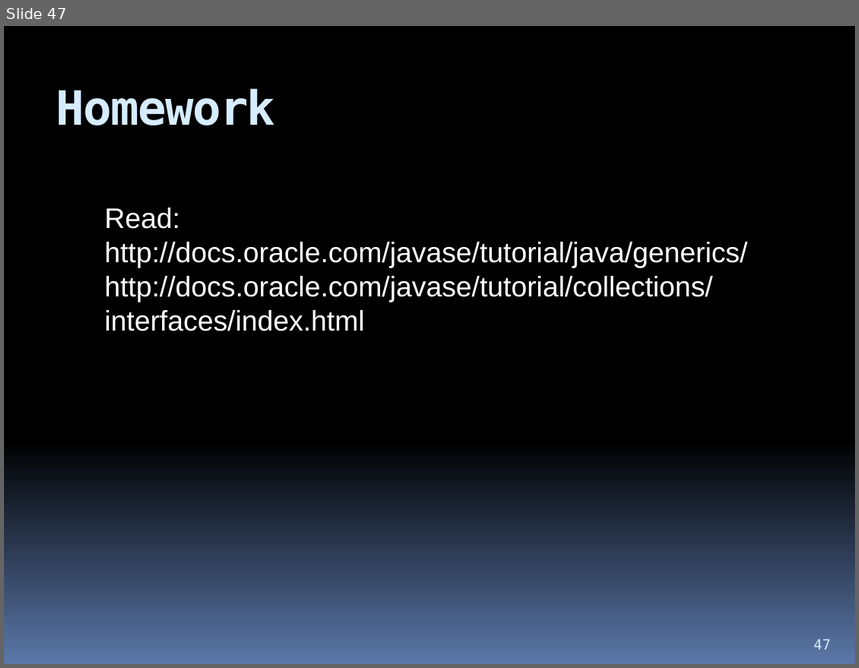
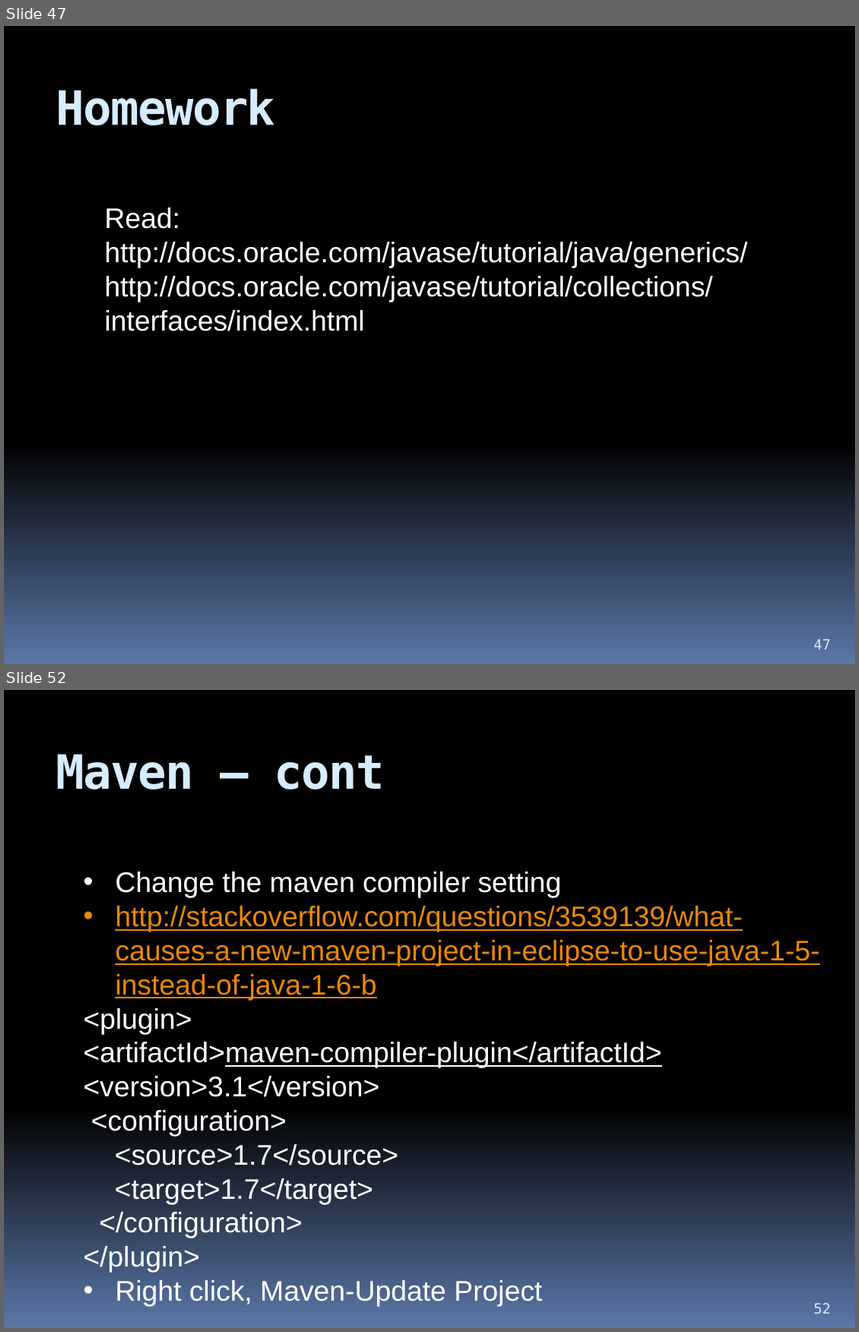
Before and after one commit to hchan/comp2613, a slide deck: coursePresentation.pptx. Shown one above the other, each under a label of ours: slide 47 before the commit, slides 47 and 52 after it; the slides between them are not shown. The pictures are 859x668 and 859x1332 pixels, drawn with LibreOffice and Linux fonts; fonts in the diff are those of the drawing. Boxes give left, top, right and bottom in pixels: in the first picture for what was removed or moved away, otherwise in the second. Text is boxed around its words. In the diff, an @@ line names an element or a change of style, - is before the commit and + after.

```diff
--- a/coursePresentation.pptx
+++ b/coursePresentation.pptx
@@ slide 52 added at [4, 690, 855, 1328], background gradient #000000 to #5B77A8 @@
@@ title added at [56, 754, 385, 790], 40 pt, text #D6ECFF, bold @@
+Maven – cont
@@ text added at [83, 872, 819, 1307], 24 pt, text #FFFFFF @@
+• Change the maven compiler setting
+• http://stackoverflow.com/questions/3539139/what-causes-a-new-maven-project-in-eclipse-to-use-java-1-5-instead-of-java-1-6-b
+<plugin>
+<artifactId>maven-compiler-plugin</artifactId>
+<version>3.1</version>
+<configuration>
+<source>1.7</source>
+<target>1.7</target>
+</configuration>
+</plugin>
+• Right click, Maven-Update Project
@@ page number added at [814, 1303, 831, 1314], 12 pt, text #D6ECFF @@
+52
```
Also in this commit, not shown: 7 other slides added, 1 other file.
